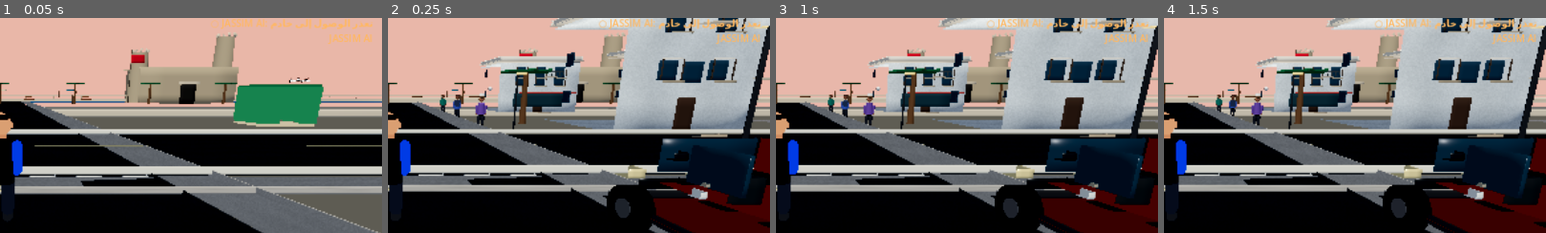
Above: before the commit, frames 1-4 (left to right).
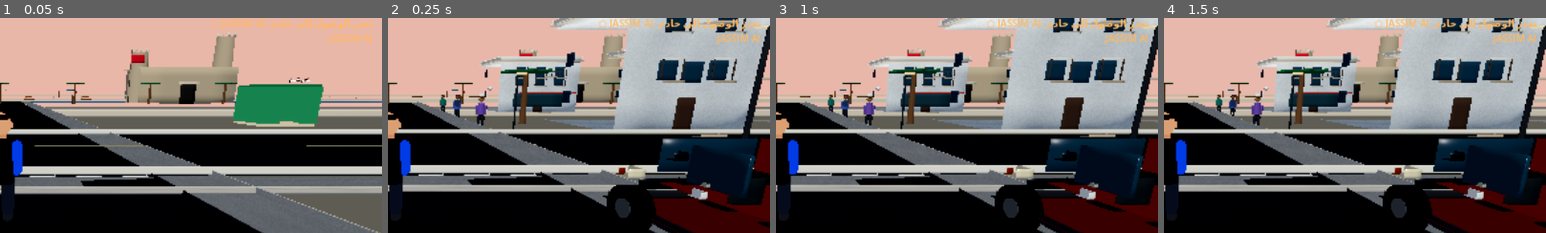
Above: after the commit, the same moments.

Repository: stevennpllk-crypto/REAL-LIFE-MAHDIA
Game: Godot game, scene res://scenes/Main.tscn
Two runs of this game, one before a commit and one after it. Both use one fixed random seed, a clock stepped at 60 frames per second and the inputs below.
Inputs (mouse positions are % of the whole screen's width and height, from its top left):
- Up to frame 1 (0.05 s): no input
- Up to frame 2 (0.25 s): no input
- Up to frame 3 (1 s): click (48, 94) at 0.52 s; type "12" at 0.6 s
- Up to frame 4 (1.5 s): click "الأداء: اقتصادية" at 1.25 s
The pictures show only the part of the screen within x 50-100%, y 17-67%; the shares and areas given below are measured in that part.

Frame 1 is identical in both runs. In frame 2, less than 0.1% of the frame differs, in the area x 45-63%, y 27-73%; in frame 3, less than 0.1%; in frame 4, less than 0.1%.

Commit message:
Add responsive vehicle brake and turn signal lighting

Diff:
--- a/scripts/traffic_car.gd
+++ b/scripts/traffic_car.gd
@@ -10,6 +10,7 @@
 const ROAD_LIMIT := 78.0
 var lane_progress := 0.0
 var body_mesh: MeshInstance3D
+var rear_lamp_materials: Array[StandardMaterial3D] = []
 
 func _ready() -> void:
 	add_to_group("mahdia_traffic")
@@ -62,8 +63,11 @@
 	lamp_material.albedo_color = Color(1.0, 0.88, 0.58)
 	lamp_material.shading_mode = BaseMaterial3D.SHADING_MODE_PER_PIXEL
 	var tail_material := StandardMaterial3D.new()
-	tail_material.albedo_color = Color(0.72, 0.08, 0.045)
+	tail_material.albedo_color = Color(0.58, 0.025, 0.018)
 	tail_material.shading_mode = BaseMaterial3D.SHADING_MODE_PER_PIXEL
+	tail_material.emission_enabled = true
+	tail_material.emission = Color(0.8, 0.012, 0.008)
+	tail_material.emission_energy_multiplier = 0.16
 	for side in [-1.0, 1.0]:
 		_add_ellipsoid(Vector3(0.22, 0.13, 0.10), Vector3(side * 0.58, 0.72, -1.57), lamp_material)
 		_add_ellipsoid(Vector3(0.20, 0.12, 0.10), Vector3(side * 0.58, 0.72, 1.57), tail_material)
--- a/scripts/vehicle.gd
+++ b/scripts/vehicle.gd
@@ -11,6 +11,11 @@
 var steering_input := 0.0
 var wheels: Array[MeshInstance3D] = []
 var rounded_mesh_cache: Dictionary = {}
+var headlamp_materials: Array[StandardMaterial3D] = []
+var brake_lamp_materials: Array[StandardMaterial3D] = []
+var indicator_materials: Array[StandardMaterial3D] = []
+var indicator_clock := 0.0
+var indicator_on := false
 
 func _rounded_mesh(size: Vector3) -> ArrayMesh:
 	var key := "%.2f_%.2f_%.2f" % [size.x, size.y, size.z]
@@ -97,8 +102,27 @@
 	_box(Vector3(2.0, 0.16, 0.18), Vector3(0, 0.48, -1.83), Color(0.22, 0.23, 0.24), 0.5)
 	_box(Vector3(2.0, 0.16, 0.18), Vector3(0, 0.48, 1.83), Color(0.22, 0.23, 0.24), 0.5)
 	for side in [-1.0, 1.0]:
-		_box(Vector3(0.32, 0.18, 0.42), Vector3(side * 0.66, 0.91, -1.78), Color(0.96, 0.88, 0.63), 0.2)
-		_box(Vector3(0.32, 0.18, 0.42), Vector3(side * 0.66, 0.91, 1.78), Color(0.72, 0.025, 0.018))
+		var headlamp := _box(Vector3(0.32, 0.18, 0.42), Vector3(side * 0.66, 0.91, -1.78), Color(0.96, 0.88, 0.63), 0.2)
+		var head_mat := _mat(Color(0.92, 0.86, 0.68), 0.15)
+		head_mat.emission_enabled = true
+		head_mat.emission = Color(0.65, 0.56, 0.34)
+		head_mat.emission_energy_multiplier = 0.12
+		headlamp.material_override = head_mat
+		headlamp_materials.append(head_mat)
+		var brake := _box(Vector3(0.32, 0.18, 0.42), Vector3(side * 0.66, 0.91, 1.78), Color(0.42, 0.015, 0.01))
+		var brake_mat := _mat(Color(0.35, 0.012, 0.008))
+		brake_mat.emission_enabled = true
+		brake_mat.emission = Color(0.8, 0.015, 0.008)
+		brake_mat.emission_energy_multiplier = 0.08
+		brake.material_override = brake_mat
+		brake_lamp_materials.append(brake_mat)
+		var indicator := _box(Vector3(0.13, 0.12, 0.12), Vector3(side * 0.82, 0.92, -1.78), Color(0.95, 0.48, 0.08))
+		var indicator_mat := _mat(Color(0.5, 0.18, 0.015))
+		indicator_mat.emission_enabled = true
+		indicator_mat.emission = Color(1.0, 0.24, 0.015)
+		indicator_mat.emission_energy_multiplier = 0.05
+		indicator.material_override = indicator_mat
+		indicator_materials.append(indicator_mat)
 		_box(Vector3(0.10, 0.10, 0.22), Vector3(side * 1.0, 1.03, -0.15), Color(0.88, 0.88, 0.82))
 		for z in [-1.22, 1.22]:
 			var wheel := MeshInstance3D.new()
@@ -152,6 +176,18 @@
 		throttle = -touch_input.y
 		steering = touch_input.x
 	var target_speed := throttle * (max_speed if throttle >= 0.0 else reverse_speed)
+	var braking := absf(speed) > 0.65 and absf(target_speed) < absf(speed) - 0.2
+	indicator_clock += delta
+	if indicator_clock >= 0.42:
+		indicator_clock = 0.0
+		indicator_on = not indicator_on
+	var indicator_left := steering < -0.28 and indicator_on
+	var indicator_right := steering > 0.28 and indicator_on
+	for mat in brake_lamp_materials:
+		mat.emission_energy_multiplier = 1.1 if braking else 0.08
+	for i in range(indicator_materials.size()):
+		var active := indicator_left if i == 0 else indicator_right
+		indicator_materials[i].emission_energy_multiplier = 1.25 if active else 0.05
 	speed = move_toward(speed, target_speed, acceleration * delta)
 	steering_input = move_toward(steering_input, steering, delta * 5.0)
 	var steering_factor := clampf(absf(speed) / 2.0, 0.0, 1.0)
